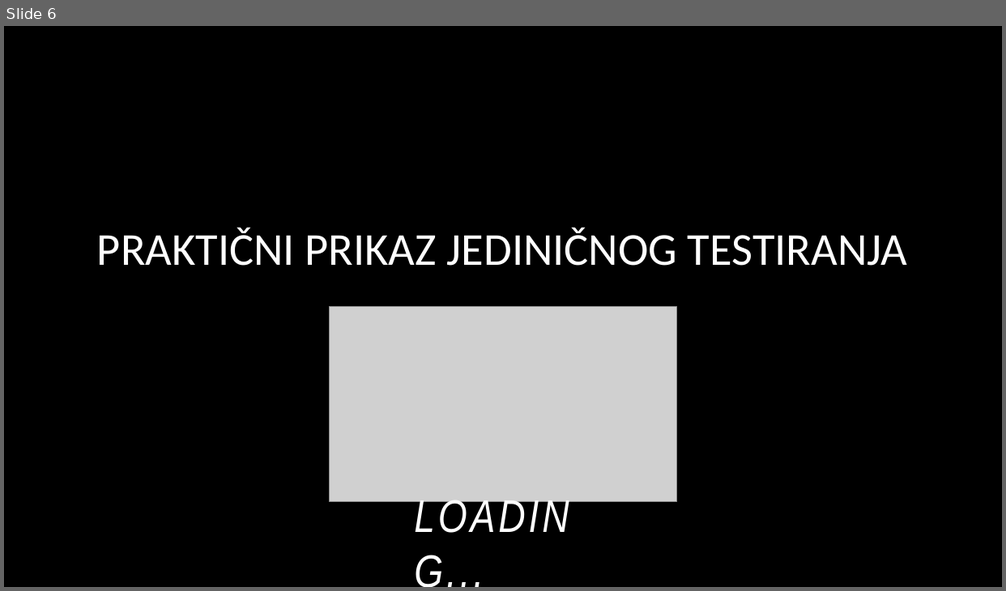
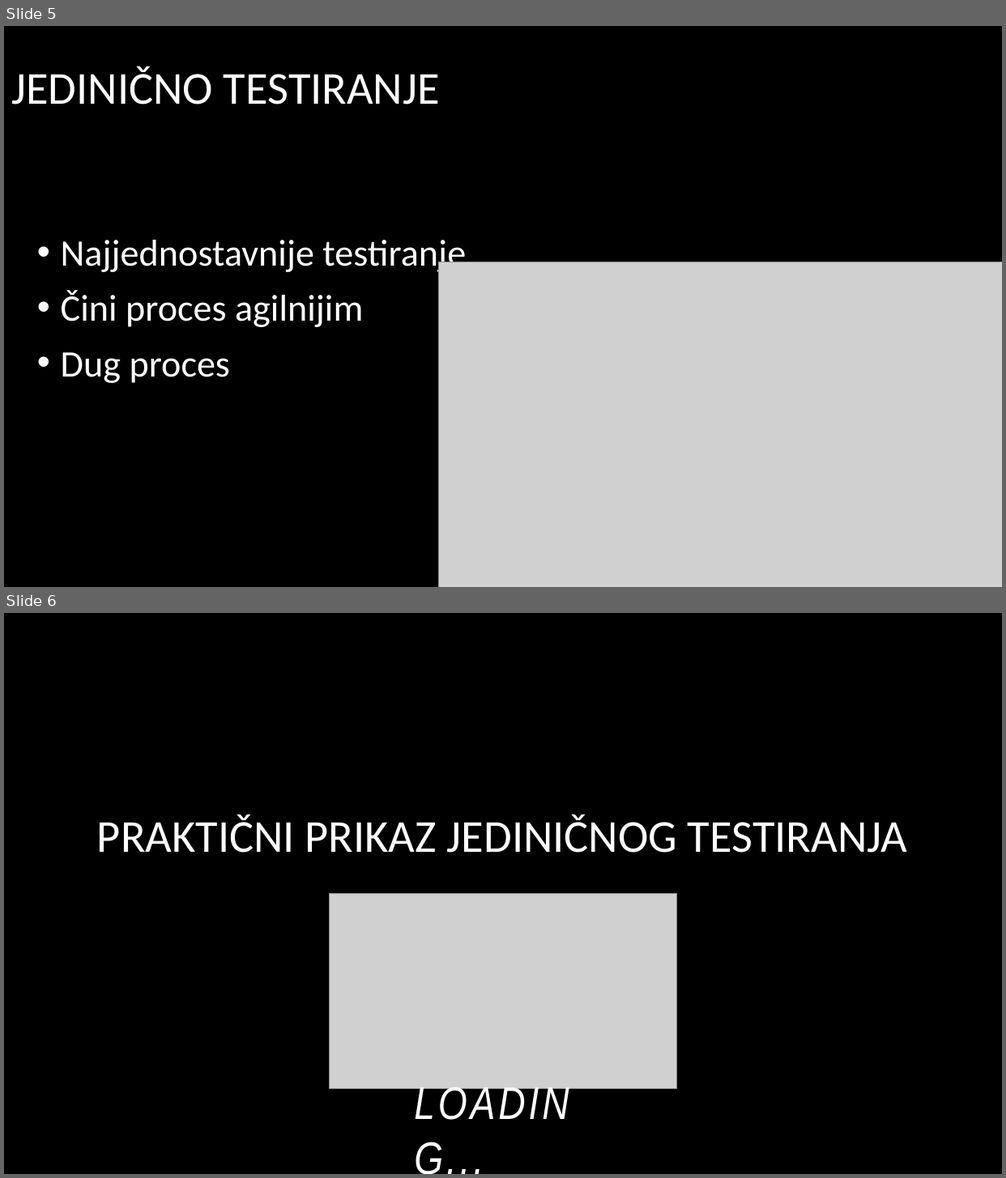
Before and after one commit to edin-3031/Diplomski_rad, a slide deck: Prezentacija/Dinamička verifikacija softvera - Prezentacija.pptx. Shown one above the other, each under a label of ours: slide 6 before the commit, slides 5 and 6 after it. The pictures are 1006x591 and 1006x1178 pixels, drawn with LibreOffice and Linux fonts; fonts in the diff are those of the drawing; grey boxes stand for pictures; background and template pictures are left out. Boxes give left, top, right and bottom in pixels: in the first picture for what was removed or moved away, otherwise in the second. Text is boxed around its words. In the diff, an @@ line names an element or a change of style, - is before the commit and + after.

```diff
--- a/Prezentacija/Dinamička verifikacija softvera - Prezentacija.pptx
+++ b/Prezentacija/Dinamička verifikacija softvera - Prezentacija.pptx
@@ slide 5 added at bbox=[4, 26, 1002, 587], background picture (left out) @@
@@ title added at bbox=[11, 66, 440, 105], 44 pt, text #FFFFFF @@
+JEDINIČNO TESTIRANJE
@@ text added at bbox=[61, 240, 466, 383], 36 pt, text #FFFFFF @@
+• Najjednostavnije testiranje
+• Čini proces agilnijim
+• Dug proces
@@ picture added at bbox=[439, 263, 1002, 587] @@
```
Also in this commit, not shown: 4 slides changed, 3 other slides added, 3 slides removed.
